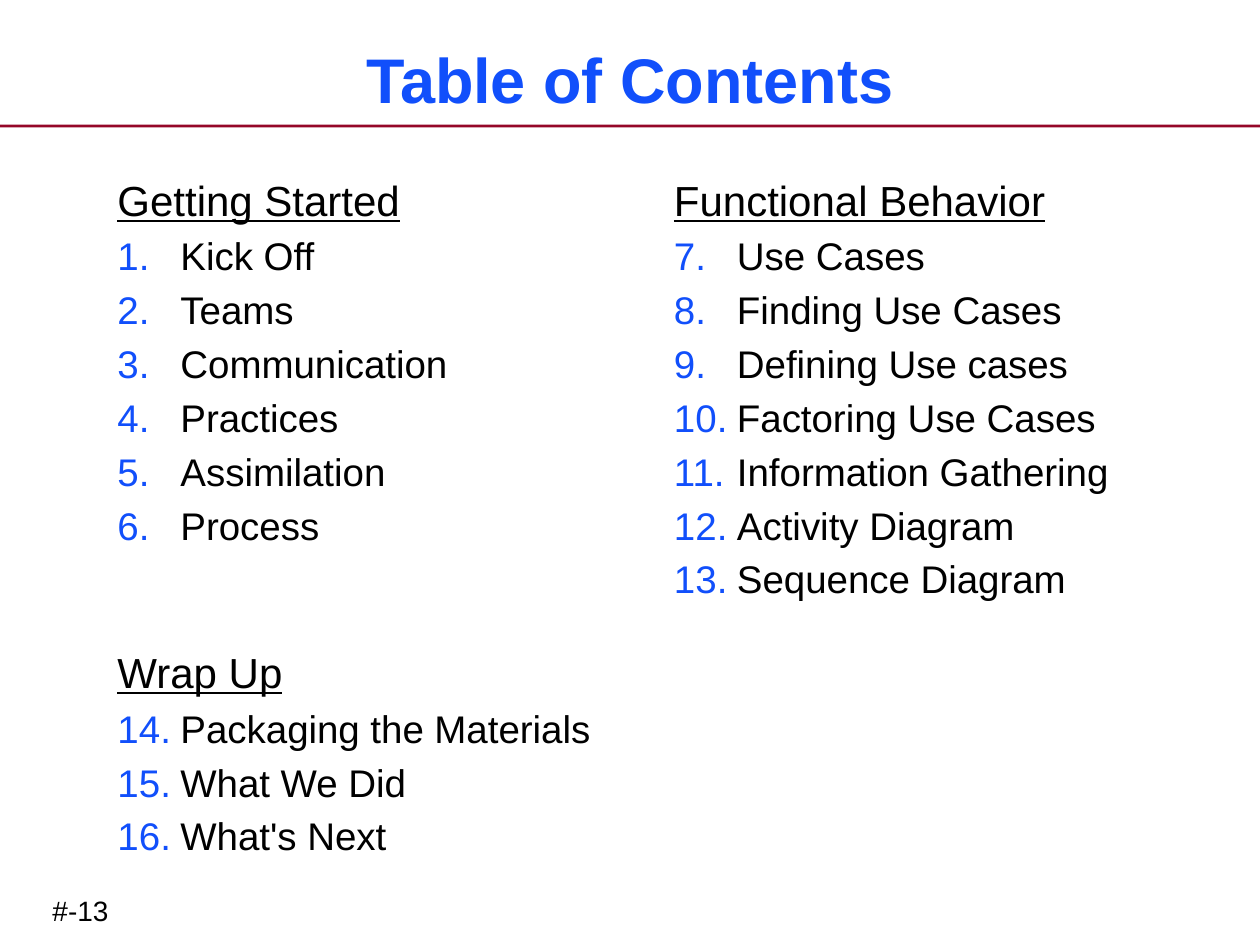
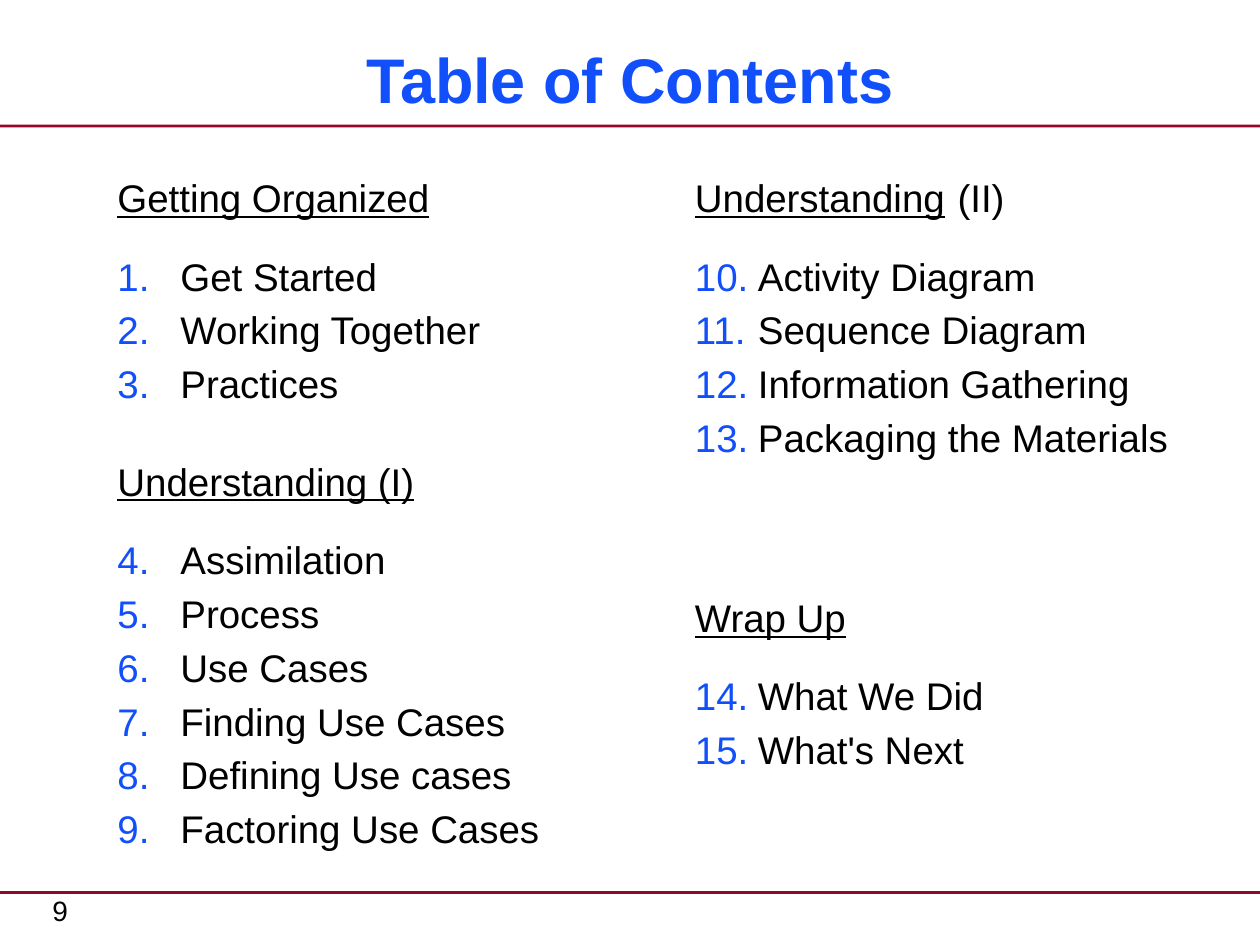
Before and after one commit to xtuml/training, a slide deck: slide 9 of courses/xtUML-Modeling/Requirements-Clarification/RequirementsClarification-CourseSlides.pptx. Drawn at 1260x945 pixels with LibreOffice and Linux fonts; fonts in the diff are those of the drawing. Boxes give left, top, right and bottom in pixels: in the first picture for what was removed or moved away, otherwise in the second. Text is boxed around its words. In the diff, an @@ line names an element or a change of style, - is before the commit and + after.

Commit message:
Job #523 - Restructured based on feedback from initial delivery, compressing out much of the team, process, infrastructure material.

```diff
--- a/courses/xtUML-Modeling/Requirements-Clarification/RequirementsClarification-CourseSlides.pptx
+++ b/courses/xtUML-Modeling/Requirements-Clarification/RequirementsClarification-CourseSlides.pptx
@@ text at <box>117,184,481,352</box>: text changed @@
-Getting Started
-1. Kick Off
-2. Teams
-3. Communication
+Getting Organized
+1. Get Started
+2. Working Together
@@ text added at <box>695,184,1168,460</box>, 22 pt, text #000000 @@
+Understanding (II)
+10. Activity Diagram
+11. Sequence Diagram
+12. Information Gathering
+13. Packaging the Materials
@@ text "Understanding (I)": place and size @@
-text "Understanding (I)" at <box>674,185,1109,601</box>
+text "Understanding (I)" at <box>117,468,539,851</box>
@@ text at <box>117,468,414,629</box>: text changed; size 24 to 22 pt @@
-Functional Behavior
+Understanding (I)
+4. Assimilation
+5. Process
@@ text at <box>180,458,385,541</box>: paragraphs removed @@
-5. Assimilation
-6. Process
@@ text at <box>737,458,1109,601</box>: paragraphs removed @@
-11. Information Gathering
-12. Activity Diagram
-13. Sequence Diagram
@@ text "Wrap Up": place and size @@
-text "Wrap Up" at <box>117,659,590,851</box>
+text "Wrap Up" at <box>695,605,984,765</box>
@@ text at <box>695,605,846,640</box>: size 24 to 22 pt in "Wrap Up" @@
@@ text at <box>180,715,590,750</box>: paragraph removed @@
-14. Packaging the Materials
@@ line added from (0, 892) to (1260, 892), #950728 1.5 pt @@
@@ page number at <box>52,901,68,922</box>: text changed @@
-#-13
+9
```
Also in this commit, not shown: 124 other slides changed, 9 slides added, 33 slides removed.
